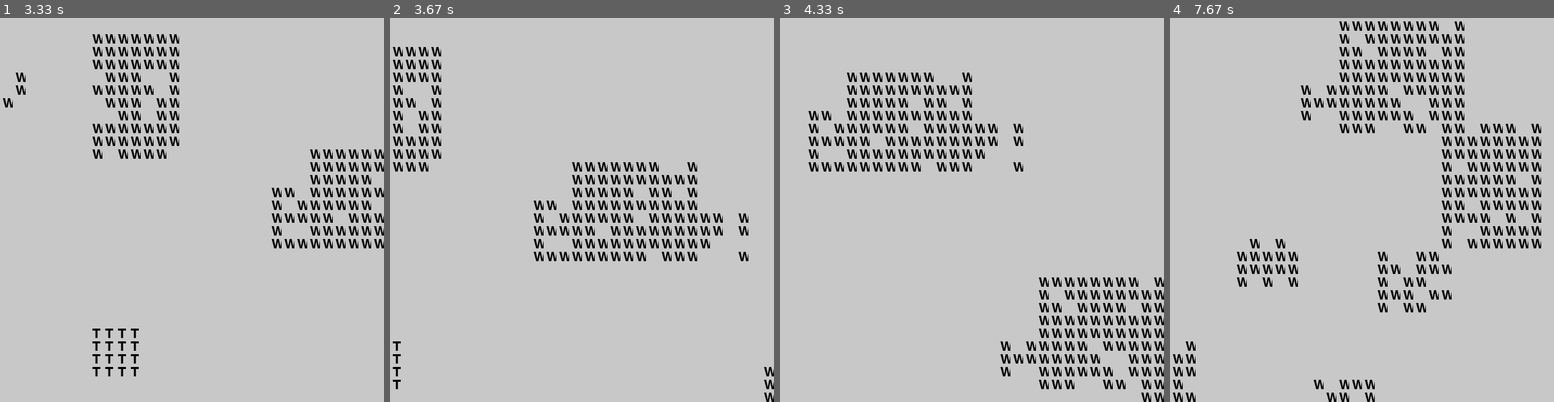
Above: before the commit, frames 1-4 (left to right).
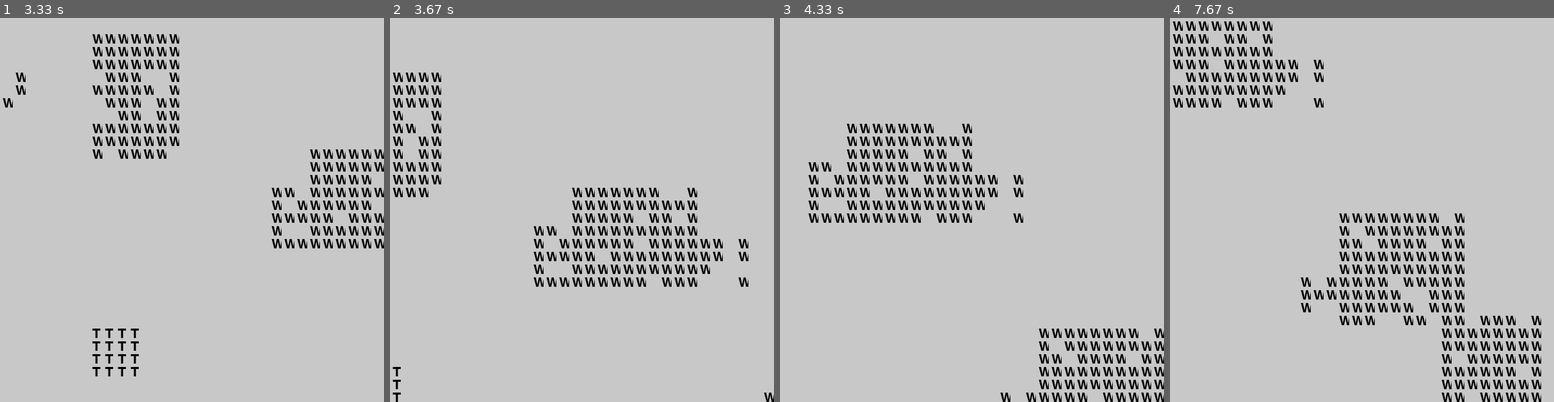
Above: after the commit, the same moments.

Repository: vstadle/AIge-of-EmpAIres
Game: pygame game, started from src/main.py
Same seed, same stepped clock (60 frames per second), same inputs: the game is played once before the commit and once after it.
Inputs:
- Up to frame 1 (3.33 s): hold D 0.33-0.8 s; hold D 0.83-1.3 s; hold S 1.33-1.63 s; hold D 1.67-2.3 s; hold S 2.33-2.7 s; hold D 2.73-3.2 s; hold D from 3.23 s (still down); tap Z at 3.3 s
- Up to frame 2 (3.67 s): keep holding D; tap Z at 3.6 s
- Up to frame 3 (4.33 s): release D at 3.7 s; hold S 3.73-4.03 s; tap Z at 3.8, 4.13 s; hold D from 4.07 s (still down)
- Up to frame 4 (7.67 s): tap Z at 4.43, 4.8, 5.2, 5.5, 5.7, 6, 6.2, 6.53, 6.83, 7.2, 7.6 s; release D at 4.7 s; hold S 4.73-5.1 s; hold D 5.13-5.6 s; hold D 5.63-6.1 s; hold S 6.13-6.43 s; hold D 6.47-7.1 s; hold S 7.13-7.5 s; hold D from 7.53 s (still down)

Frame 1 is identical in both runs. In frame 2, 3.9% of the frame differs, in the area x 0-100%, y 7-100%; in frame 3, 7.3%; in frame 4, 15%, in the area x 0-97%, y 0-100%.

Commit message:
[STADLER] Ralentissement de la vitessse de défillement

Diff:
--- a/src/controller/ControllerMap.py
+++ b/src/controller/ControllerMap.py
@@ -13,6 +13,7 @@
         self.vMap = ViewMap(self.map, self)  # Passer la référence de la carte
         self.pos_x=0
         self.pos_y=0
+
 
     def placementTownCenter(self,nbPlayer):
         position = []
@@ -36,6 +37,7 @@
         self.map.generateForest()
 
     def run(self):
+        clock = pygame.time.Clock()
         while True:
             for event in pygame.event.get():
                 if event.type == pygame.QUIT:
@@ -59,3 +61,5 @@
 
             self.vMap.draw_map(self.vMap.screen, self.pos_x,self.pos_y)
             pygame.display.flip()
+
+            clock.tick(30)
